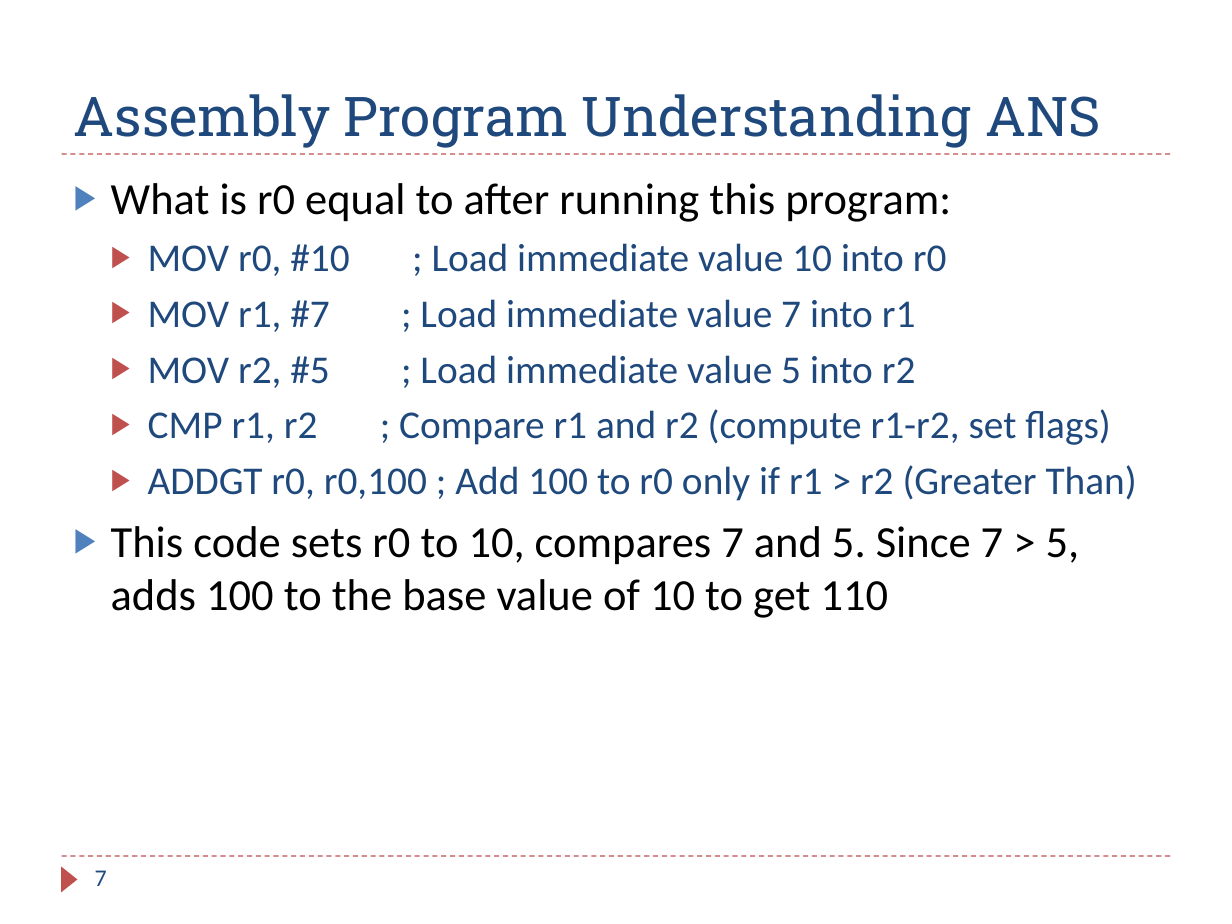
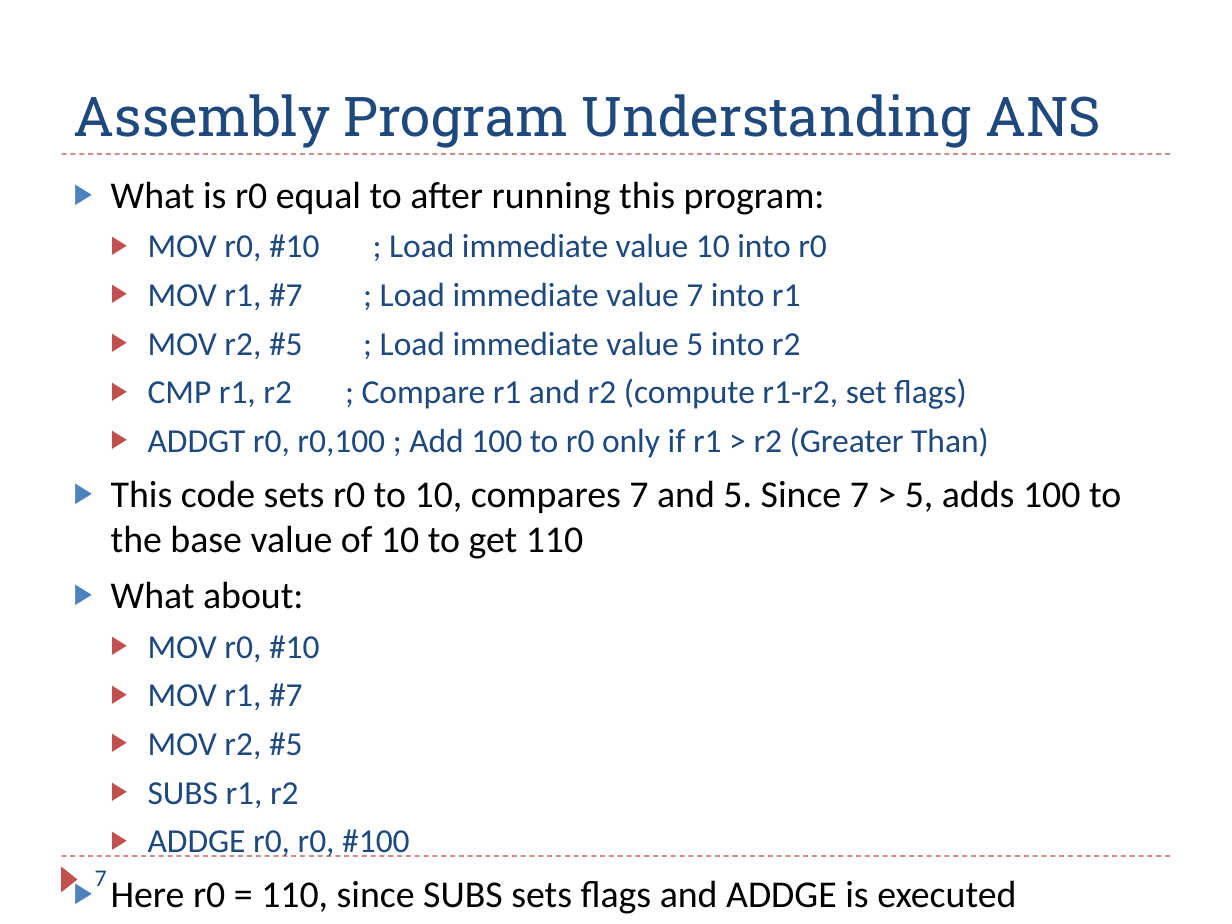
Before and after one commit to guhofstra/CSC111Fa25, a slide deck: slide 7 of PPTs/Ch6_ARM_Control_Flow_Exercises_ANS.pptx. Drawn at 1232x924 pixels with LibreOffice and Linux fonts; fonts in the diff are those of the drawing. Boxes give left, top, right and bottom in pixels: in the first picture for what was removed or moved away, otherwise in the second. Text is boxed around its words. In the diff, an @@ line names an element or a change of style, - is before the commit and + after.

```diff
--- a/PPTs/Ch6_ARM_Control_Flow_Exercises_ANS.pptx
+++ b/PPTs/Ch6_ARM_Control_Flow_Exercises_ANS.pptx
@@ text at (111,181,1121,559): size 26 to 22.1 pt in "What is r0 equal to after running ...", "This code sets r0 to 10, compares ..."; size 23 to 19.6 pt in "MOV r0, #10 ; Load immediate value ...", "MOV r1, #7 ; Load immediate value ...", "MOV r2, #5 ; Load immediate value ...", "CMP r1, r2 ; Compare r1 and ..." and 1 more places @@
@@ text at (111,581,1016,914): paragraphs added @@
+▶ What about:
+  ▶ MOV r0, #10
+  ▶ MOV r1, #7
+  ▶ MOV r2, #5
+  ▶ SUBS r1, r2
+  ▶ ADDGE r0, r0, #100
+▶ Here r0 = 110, since SUBS sets flags and ADDGE is executed
```
Also in this commit, not shown: 9 other slides changed, 1 slide added, 4 other files.
